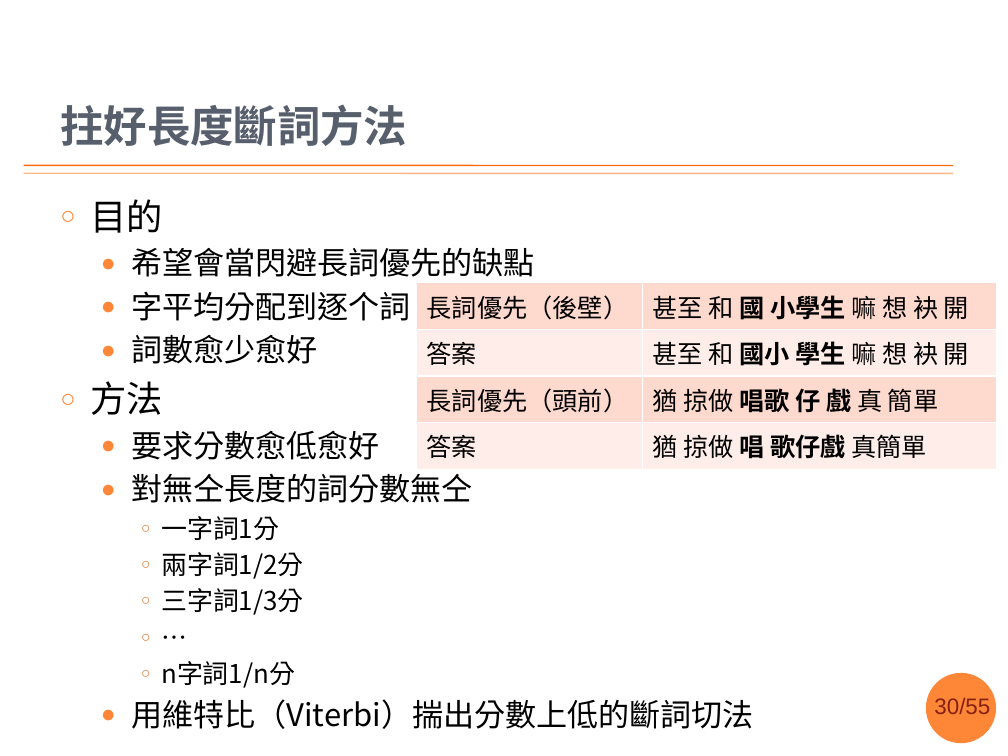
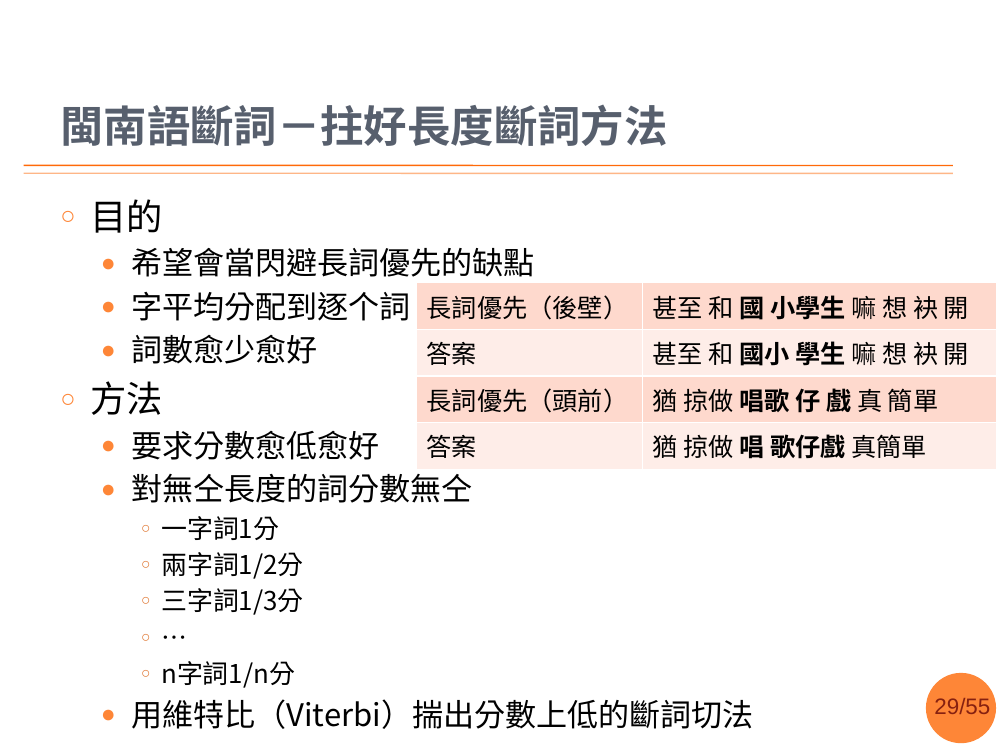
Before and after one commit to sih4sing5hong5/po3-ko3_tau5-iann2-phinn3, a slide deck: slide 29 of 翻譯報告.pptx (slide 30 before the commit). Drawn at 1008x756 pixels with LibreOffice and Linux fonts; fonts in the diff are those of the drawing; background and template pictures are left out. Boxes give left, top, right and bottom in pixels: in the first picture for what was removed or moved away, otherwise in the second. Text is boxed around its words. In the diff, an @@ line names an element or a change of style, - is before the commit and + after.

Commit message:
照張俊盛老師講的，共問題佮方法分出來 丞宏

```diff
--- a/翻譯報告.pptx
+++ b/翻譯報告.pptx
@@ title at [60,105,667,146]: text changed @@
-拄好長度斷詞方法
+閩南語斷詞－拄好長度斷詞方法
@@ page number at [934,698,990,714]: text changed @@
-30/55
+29/55
```
Also in this commit, not shown: 11 other slides changed, 7 slides added.
